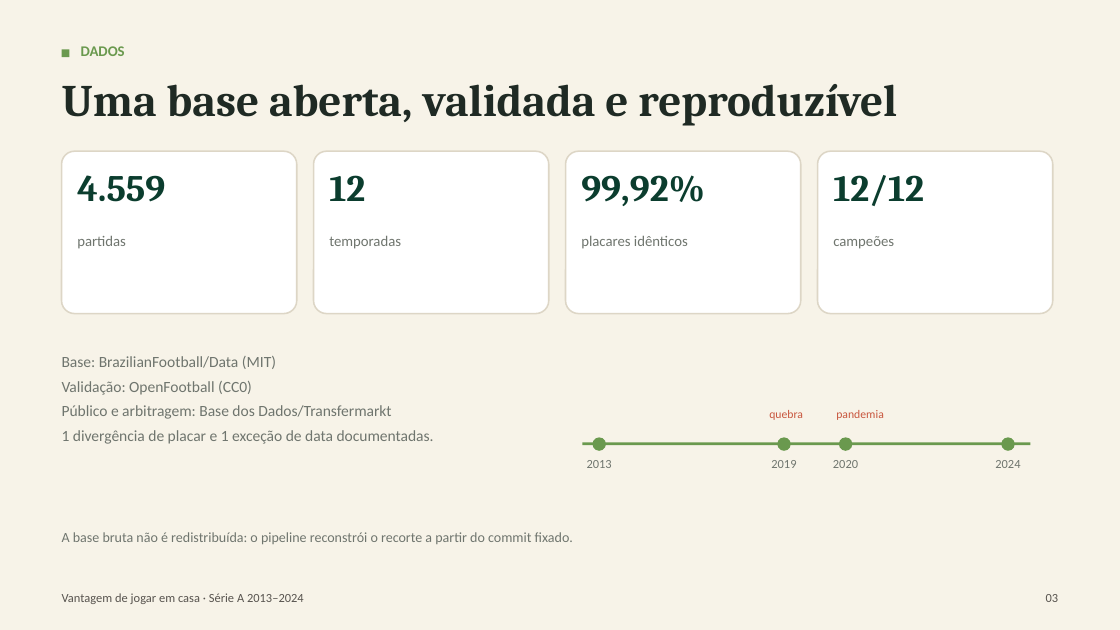
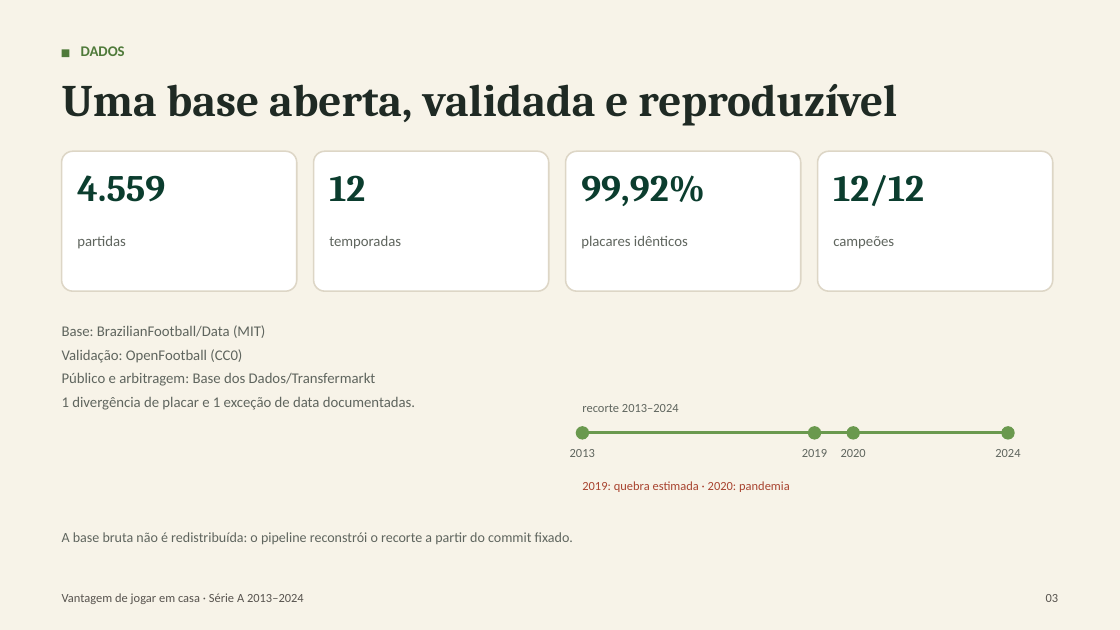
Before and after one commit to EmiyaKiritsugu3/TCC, a slide deck: slide 3 of apresentacao/apresentacao_artigo_2013_2024.pptx. Drawn at 1120x630 pixels with LibreOffice and Linux fonts; fonts in the diff are those of the drawing. Boxes give left, top, right and bottom in pixels: in the first picture for what was removed or moved away, otherwise in the second. Text is boxed around its words. In the diff, an @@ line names an element or a change of style, - is before the commit and + after.

```diff
--- a/apresentacao/apresentacao_artigo_2013_2024.pptx
+++ b/apresentacao/apresentacao_artigo_2013_2024.pptx
@@ rectangle at (x1=62, y1=49, x2=69, y2=57): fill #6A994E to #4F7A3A @@
@@ text "DADOS" at (x1=81, y1=46, x2=125, y2=56): text colour #6A994E to #4F7A3A @@
@@ rounded rectangle resized from (x1=62, y1=151, x2=297, y2=314) to (x1=62, y1=151, x2=297, y2=291) @@
@@ rounded rectangle resized from (x1=314, y1=151, x2=549, y2=314) to (x1=314, y1=151, x2=549, y2=291) @@
@@ rounded rectangle resized from (x1=566, y1=151, x2=801, y2=314) to (x1=566, y1=151, x2=801, y2=291) @@
@@ rounded rectangle resized from (x1=818, y1=151, x2=1053, y2=314) to (x1=818, y1=151, x2=1053, y2=291) @@
@@ text "Base: BrazilianFootball/Data (MIT)" moved from (x1=62, y1=356, x2=434, y2=444) to (x1=62, y1=325, x2=415, y2=410) @@
@@ text "Base: BrazilianFootball/Data (MIT)" at (x1=62, y1=325, x2=415, y2=410): size 10 to 9.5 pt, text colour #6F756E to #5F655E @@
@@ text at (x1=582, y1=404, x2=679, y2=412): text changed; size 7.5 to 8 pt; text colour #C8553D to #5F655E @@
-quebra
+recorte 2013–2024
@@ text "2013" moved from (x1=587, y1=460, x2=612, y2=468) to (x1=570, y1=449, x2=595, y2=457) @@
@@ ellipse moved from (x1=592, y1=437, x2=606, y2=450) to (x1=576, y1=427, x2=589, y2=440) @@
@@ rectangle resized from (x1=582, y1=442, x2=1030, y2=446) to (x1=582, y1=431, x2=1008, y2=435) @@
@@ text colour #6F756E to #5F655E in 9 elements at (x1=62, y1=532, x2=573, y2=544), (x1=995, y1=449, x2=1020, y2=457), (x1=841, y1=449, x2=866, y2=457), (x1=570, y1=449, x2=595, y2=457), (x1=77, y1=235, x2=126, y2=249), (x1=329, y1=235, x2=401, y2=249), (x1=581, y1=235, x2=688, y2=249), (x1=833, y1=236, x2=894, y2=249), (x1=802, y1=449, x2=827, y2=457) @@
@@ text "2019" moved from (x1=771, y1=460, x2=796, y2=468) to (x1=802, y1=449, x2=827, y2=457) @@
@@ ellipse moved from (x1=777, y1=437, x2=791, y2=450) to (x1=808, y1=427, x2=821, y2=440) @@
@@ text "2020" moved from (x1=833, y1=460, x2=858, y2=468) to (x1=841, y1=449, x2=866, y2=457) @@
@@ ellipse moved from (x1=839, y1=437, x2=852, y2=450) to (x1=847, y1=427, x2=860, y2=440) @@
@@ text "2024" moved from (x1=995, y1=460, x2=1020, y2=468) to (x1=995, y1=449, x2=1020, y2=457) @@
@@ ellipse moved from (x1=1001, y1=437, x2=1015, y2=450) to (x1=1001, y1=427, x2=1015, y2=440) @@
@@ text at (x1=582, y1=481, x2=790, y2=492): text changed; size 7.5 to 8 pt; text colour #C8553D to #A8432F @@
-pandemia
+2019: quebra estimada · 2020: pandemia
```
Also in this commit, not shown: 9 other slides changed, 6 other files.
